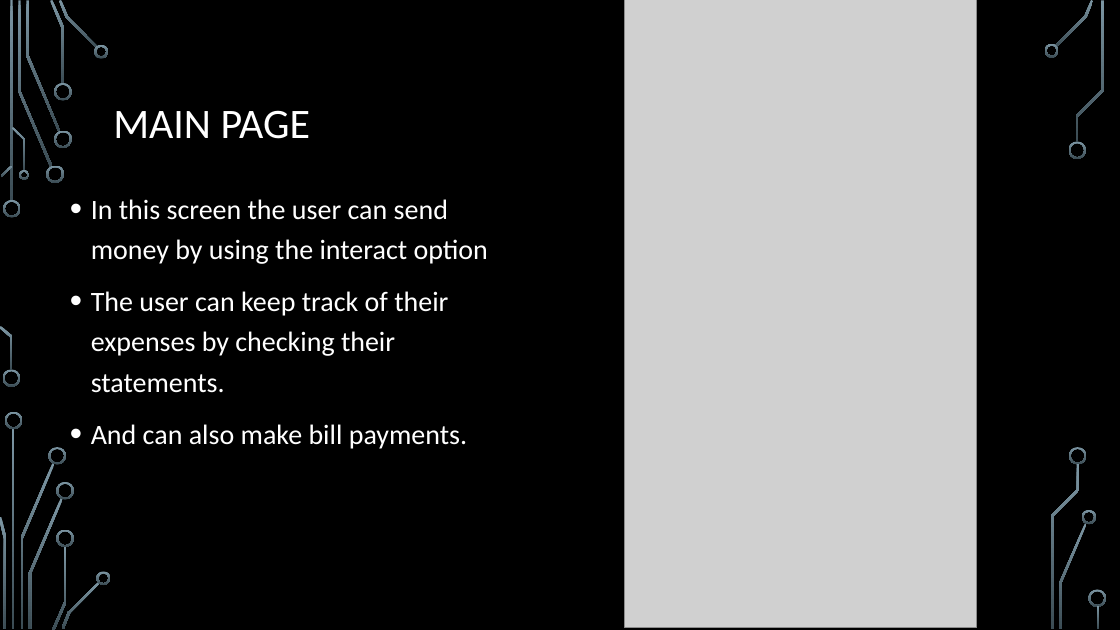
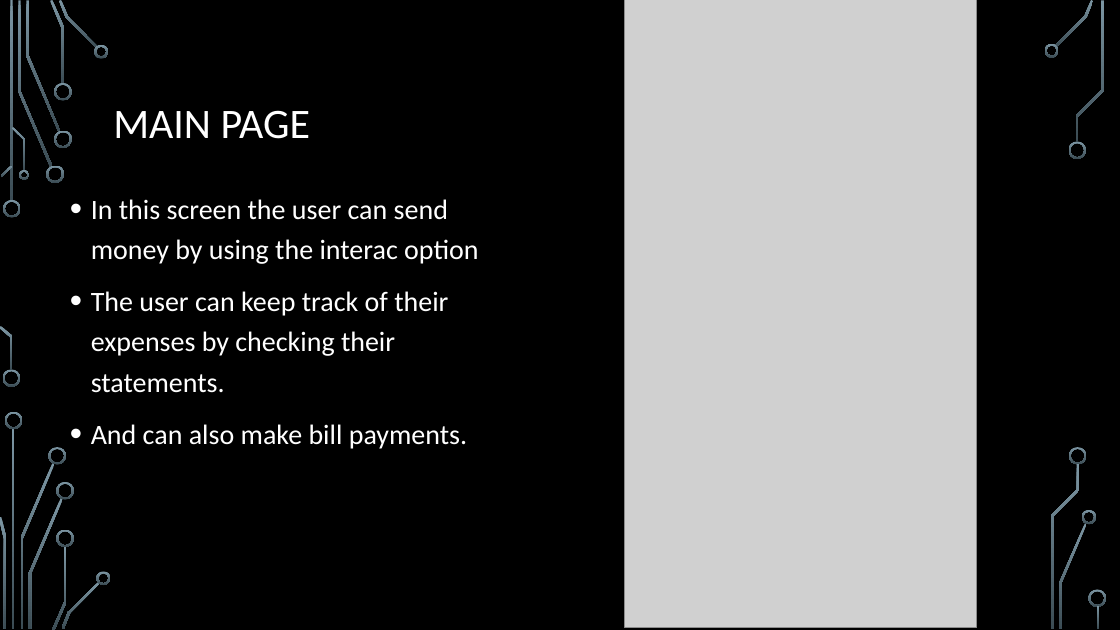
Before and after one commit to HariHaraSuryaTeja/Banking-Prototype, a slide deck: slide 6 of MAD BANK.pptx. Drawn at 1120x630 pixels with LibreOffice and Linux fonts; fonts in the diff are those of the drawing; grey boxes stand for pictures; background and template pictures are left out. Boxes give left, top, right and bottom in pixels: in the first picture for what was removed or moved away, otherwise in the second. Text is boxed around its words. In the diff, an @@ line names an element or a change of style, - is before the commit and + after.

Commit message:
Mistakes verified

```diff
--- a/MAD BANK.pptx
+++ b/MAD BANK.pptx
@@ text at bbox=[91, 199, 478, 264]: text changed @@
-• In this screen the user can send money by using the interact option
+• In this screen the user can send money by using the interac option
```
